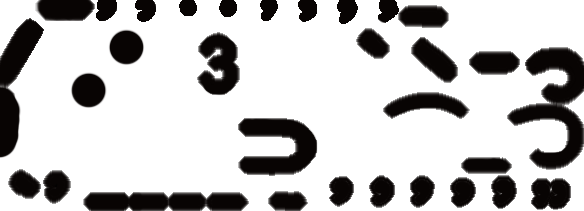
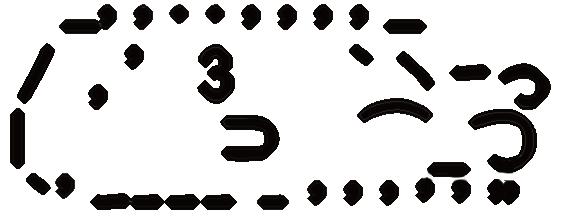
The second (584, 211) image is a revision of the first. Changes to its layers:
renamed "手" to "Hand", moved it above "Left_Leg", painted on it over 220, 115, 317, 176
renamed "下の毛（右）" to "Left_Leg", moved it above "Right_Leg", painted on it over 0, 44, 571, 210
removed layer "下の毛（左）" over 8, 169, 308, 211
renamed "右足" to "Right_Leg", moved it above "Mouth", painted on it over 357, 92, 584, 179
renamed "口" to "Mouth", moved it above "Eye", painted on it over 197, 32, 240, 104
removed layer "左足" over 356, 5, 584, 171
renamed "下の目" to "Eye", moved it above "Body", painted on it over 70, 44, 144, 110
renamed "頭" to "Body", painted on it over 0, 0, 520, 210
renamed "上の毛" to "_,,..,,,,_", hid it, painted on it over 10, 0, 549, 210
removed layer "上の目" over 108, 28, 145, 66
